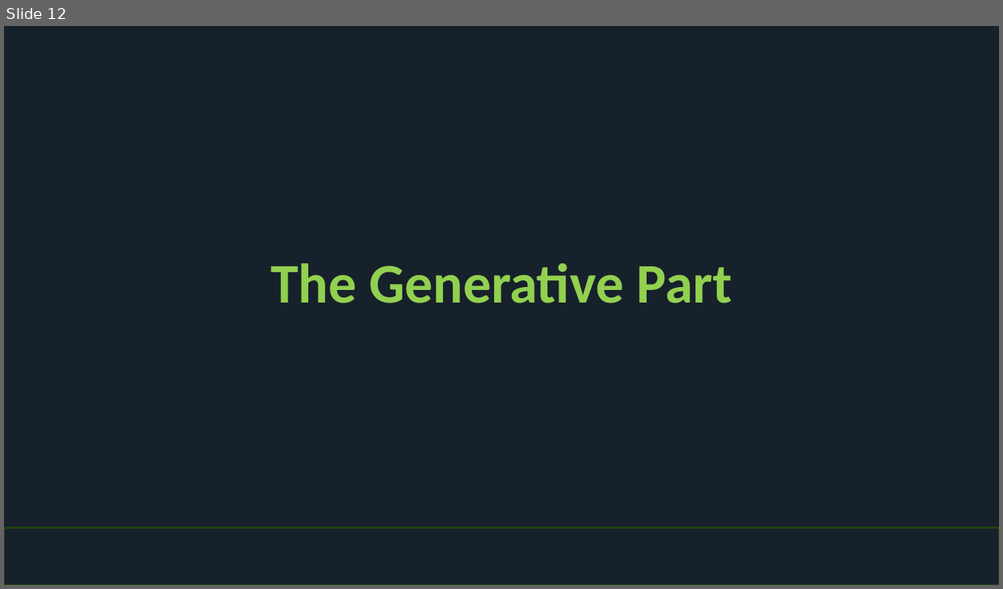
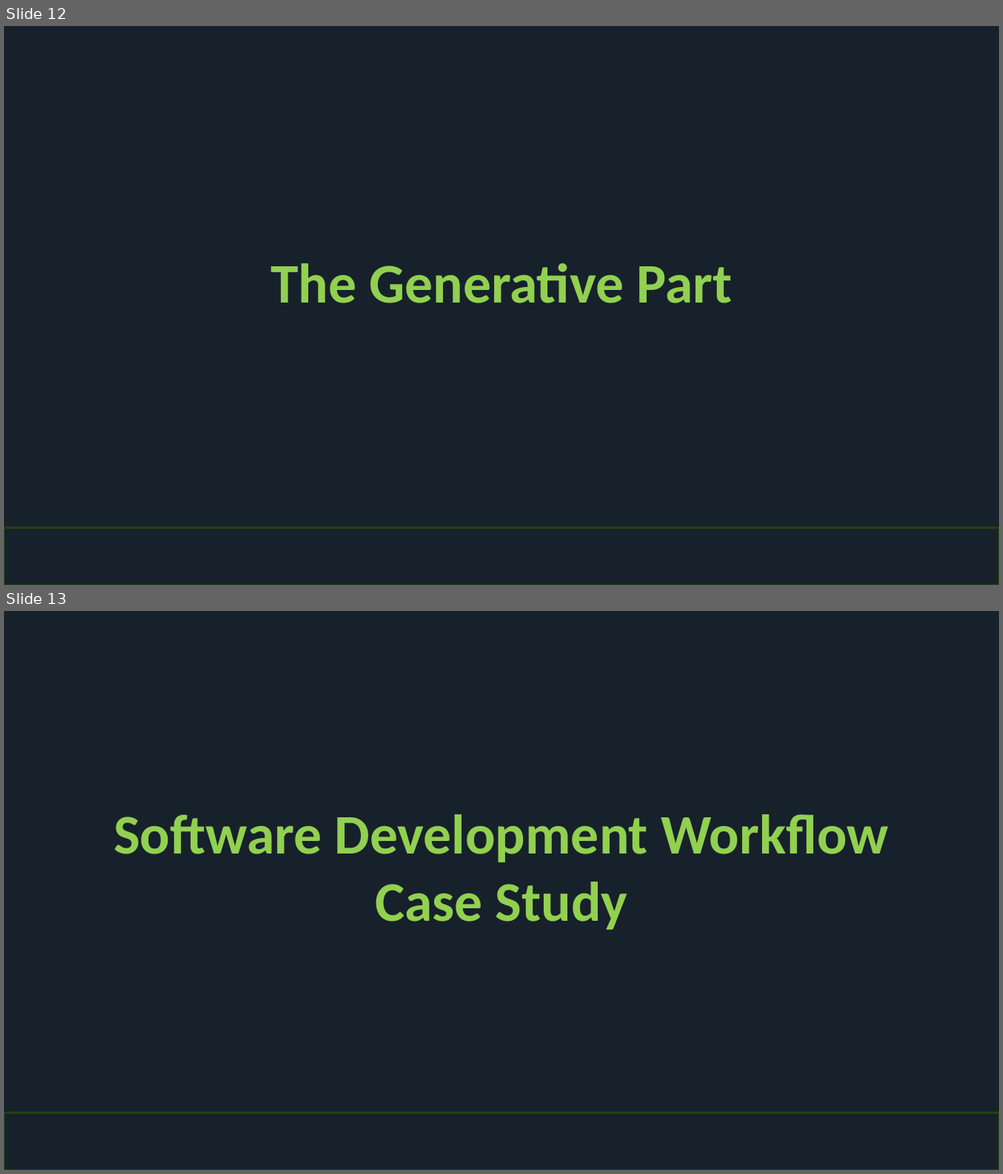
Before and after one commit to 5thgenfinance/full-stack-actuarial, a slide deck: Actuarial Generative Context Engineering Made Simple.pptx. Shown one above the other, each under a label of ours: slide 12 before the commit, slides 12 and 13 after it. The pictures are 1003x589 and 1003x1174 pixels, drawn with LibreOffice and Linux fonts; fonts in the diff are those of the drawing; background and template pictures are left out. Boxes give left, top, right and bottom in pixels: in the first picture for what was removed or moved away, otherwise in the second. Text is boxed around its words. In the diff, an @@ line names an element or a change of style, - is before the commit and + after.

```diff
--- a/Actuarial Generative Context Engineering Made Simple.pptx
+++ b/Actuarial Generative Context Engineering Made Simple.pptx
@@ slide 13 added at (4,611,999,1170), background picture (left out); not listed: 1 template element that a slide beside it also shows @@
@@ title added at (114,815,888,930), 54 pt, text #92D050, bold @@
+Software Development Workflow Case Study
```
Also in this commit, not shown: 6 slides changed, 1 other slide added.
